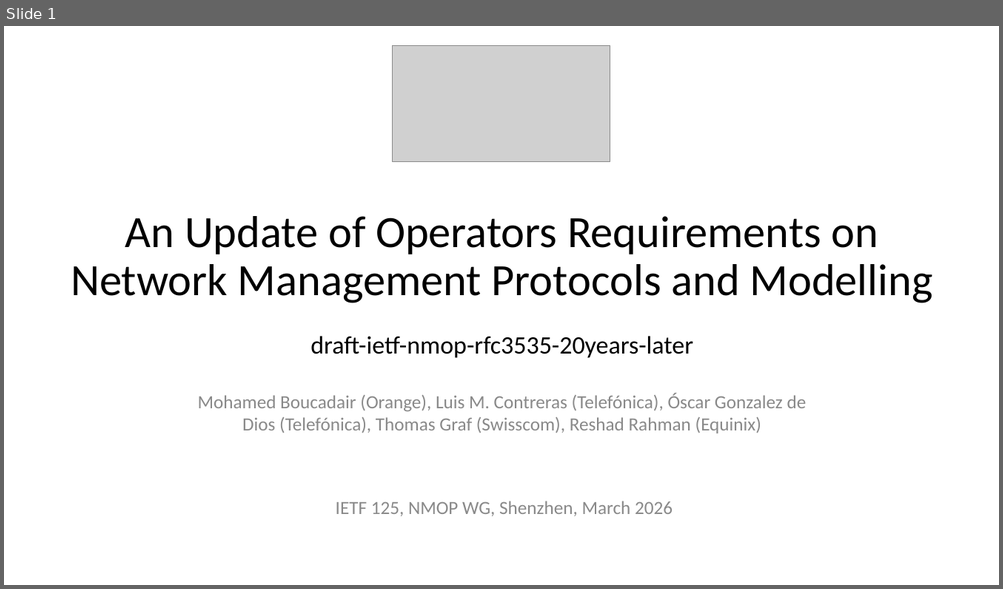
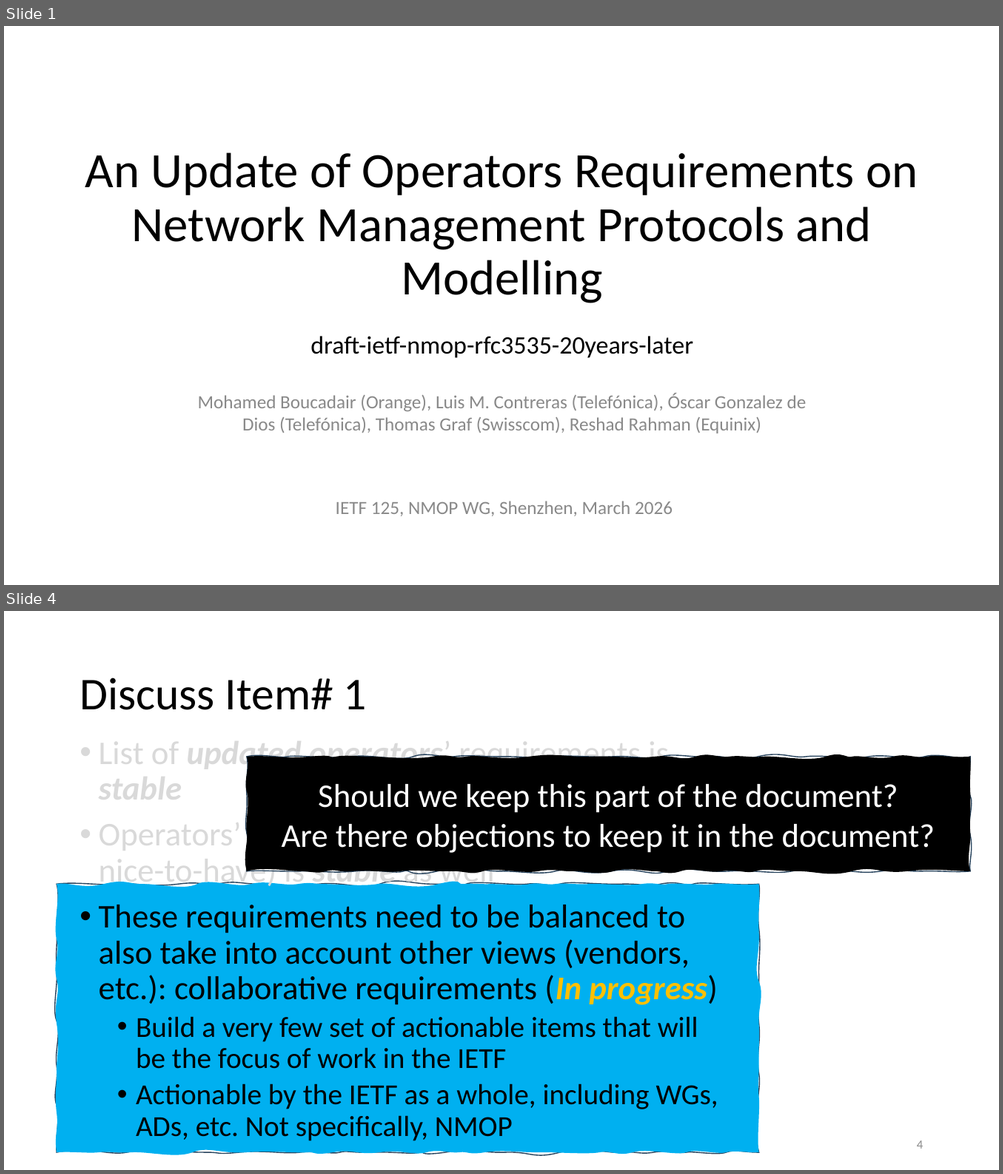
Before and after one commit to boucadair/rfc3535-20years-later, a slide deck: Prez/IETF125/IETF 125-draft-ietf-nmop-rfc3535-20years-later.pptx. Shown one above the other, each under a label of ours: slide 1 before the commit, slides 1 and 4 after it; the slides between them are not shown. The pictures are 1003x589 and 1003x1174 pixels, drawn with LibreOffice and Linux fonts; fonts in the diff are those of the drawing; grey boxes stand for pictures. Boxes give left, top, right and bottom in pixels: in the first picture for what was removed or moved away, otherwise in the second. Text is boxed around its words. In the diff, an @@ line names an element or a change of style, - is before the commit and + after.

```diff
--- a/Prez/IETF125/IETF 125-draft-ietf-nmop-rfc3535-20years-later.pptx
+++ b/Prez/IETF125/IETF 125-draft-ietf-nmop-rfc3535-20years-later.pptx
@@ slide 4 added at (4, 611, 999, 1170), background #FFFFFF @@
@@ title added at (79, 678, 367, 710), 44 pt, text #000000 @@
+Discuss Item# 1
@@ text added at (99, 732, 718, 1142), 32 pt, text #000000 @@
+• List of updated operators’ requirements is stable
+• Operators’ prioritization of that list (strong, nice-to-have) is stable as well
+• These requirements need to be balanced to also take into account other views (vendors, etc.): collaborative requirements (In progress)
+  • Build a very few set of actionable items that will be the focus of work in the IETF
+  • Actionable by the IETF as a whole, including WGs, ADs, etc. Not specifically, NMOP
@@ freeform shape added at (247, 757, 970, 871), fill #000000, outline #28445D 1 pt, 32 pt, text #FFFFFF @@
+Should we keep this part of the document?
+Are there objections to keep it in the document?
@@ freeform shape added at (57, 884, 759, 1153), fill #00B0F0, outline #28445D 1 pt @@
@@ page number added at (916, 1141, 922, 1149), 12 pt, text #8C8C8C @@
+4
@@ slide 1 changed as well @@
@@ picture removed at (392, 46, 610, 162) @@
@@ title "An Update of Operators Requirements ..." at (85, 153, 917, 358): size 43.2 to 47.7 pt in "An Update of Operators Requirements on Network ..." @@
```
Also in this commit, not shown: 2 other slides changed, 1 other slide added, 1 other file.
